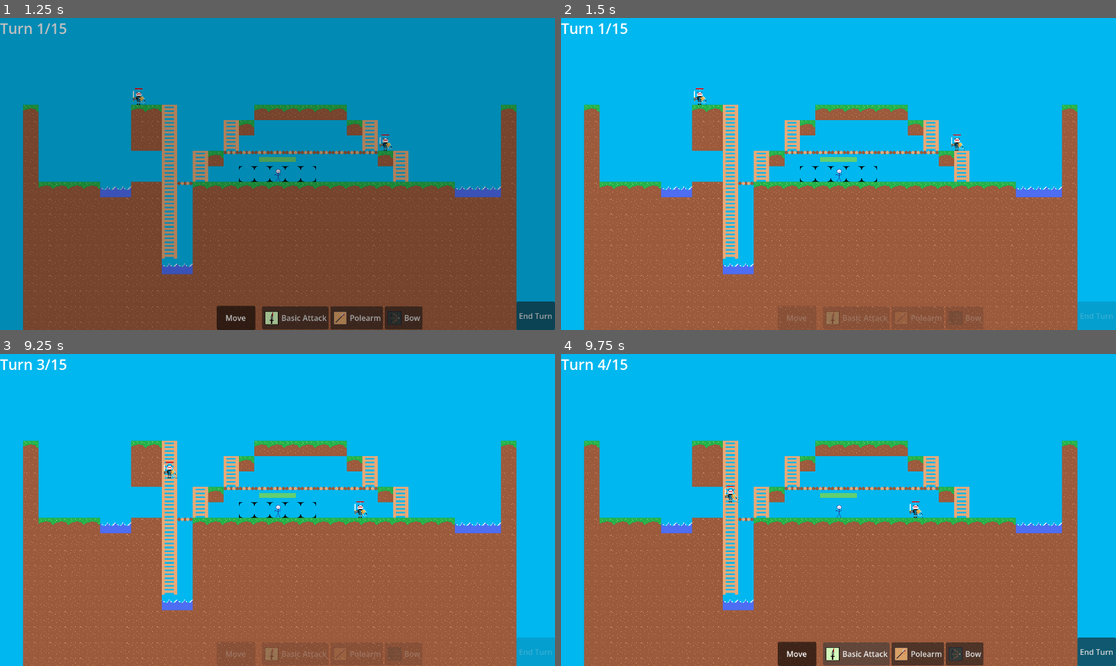
Above: before the commit, frames 1-4 (two rows, left to right).
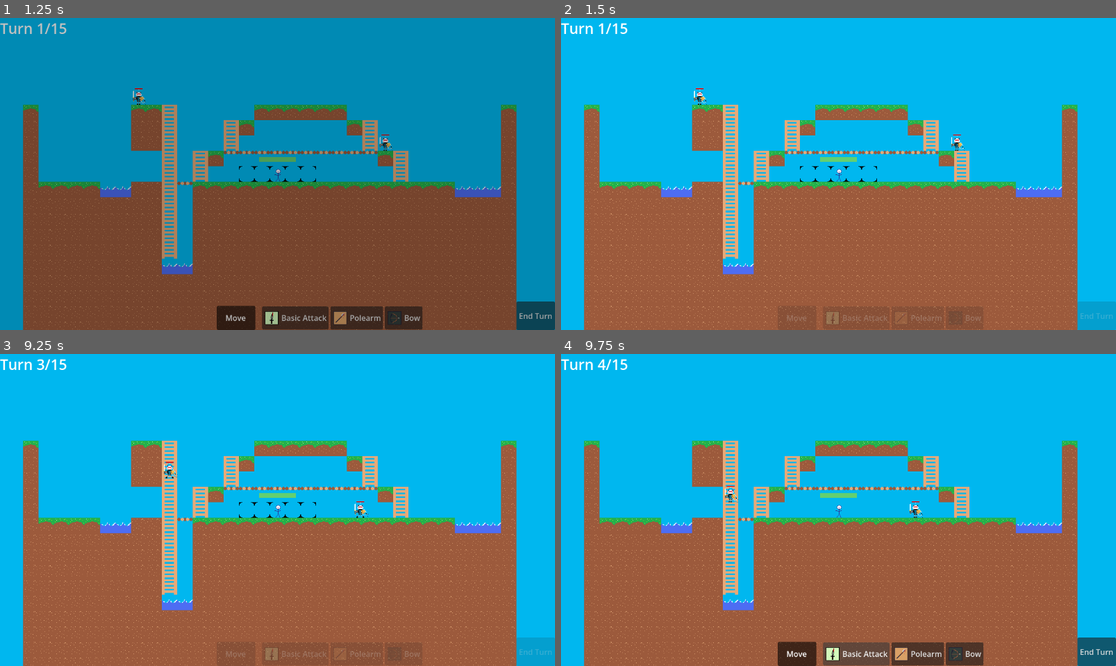
Above: after the commit, the same moments.

Repository: Oz315/Turn_Based_Game
Game: Godot game, scene res://main.tscn
The game is run twice, just before and just after one commit, with the same random seed, the same clock (stepped at 60 frames per second) and the same inputs.
Inputs:
- Up to frame 1 (1.25 s): click "Move" at 0.5 s
- Up to frame 2 (1.5 s): click "End Turn" at 1.25 s
- Up to frame 3 (9.25 s): click "Basic Attack" at 2 s; click "Polearm" at 2.75 s; click "Bow" at 3.5 s; click "Move" at 4.25 s; click "End Turn" at 5 s; click "Basic Attack" at 5.75 s; click "Polearm" at 6.5 s; click "Bow" at 7.25 s; click "Move" at 8 s; click "End Turn" at 8.75 s
- Up to frame 4 (9.75 s): click "Basic Attack" at 9.5 s

Frames 1-2 are identical in both runs. In frame 3, less than 0.1% of the frame differs, in the area x 29-67%, y 38-53%; in frame 4, nothing differs.

Commit message:
added enemy animation

Diff:
--- a/enemies.gd
+++ b/enemies.gd
@@ -56,6 +56,8 @@
 		level.tile_map.local_to_map(player.global_position)
 		).slice(1, -1) #note this slice stop enemies from moving onto the players tile but will still overlap with other enemies
 		#This limits movement to two tiles increase this and the 2 in slice for different movement
+
+
 	if id_path.size() > 2:
 		id_path = id_path.slice(0, 2)
 	if id_path.is_empty() == false:
@@ -77,8 +79,11 @@
 		return
 	var target_position = level.tile_map.map_to_local(current_id_path.front())
 
+	$AnimatedSprite2D.play("walk")
 	global_position = global_position.move_toward(target_position, 2)
+
 
 	if global_position == target_position:
 		current_id_path.pop_front()
 		SignalBus.any_moved.emit()
+		$AnimatedSprite2D.stop()
--- a/enemies.tscn
+++ b/enemies.tscn
@@ -89,7 +89,7 @@
 }],
 "loop": true,
 "name": &"walk",
-"speed": 2.0
+"speed": 10.0
 }]
 
 [sub_resource type="SpriteFrames" id="SpriteFrames_30rnt"]
@@ -167,14 +167,13 @@
 [node name="AnimatedSprite2D" type="AnimatedSprite2D" parent="." unique_id=397128257]
 sprite_frames = SubResource("SpriteFrames_e0nqx")
 animation = &"walk"
-frame_progress = 0.8876192
+frame_progress = 0.3068341
 
 [node name="AnimatedSprite2D2" type="AnimatedSprite2D" parent="." unique_id=1888538827]
 visible = false
 position = Vector2(39, 0)
 sprite_frames = SubResource("SpriteFrames_30rnt")
-animation = &"walk"
-frame_progress = 0.023906602
+animation = &"static"
 
 [node name="AnimatedSprite2D3" type="AnimatedSprite2D" parent="." unique_id=105464061]
 visible = false
